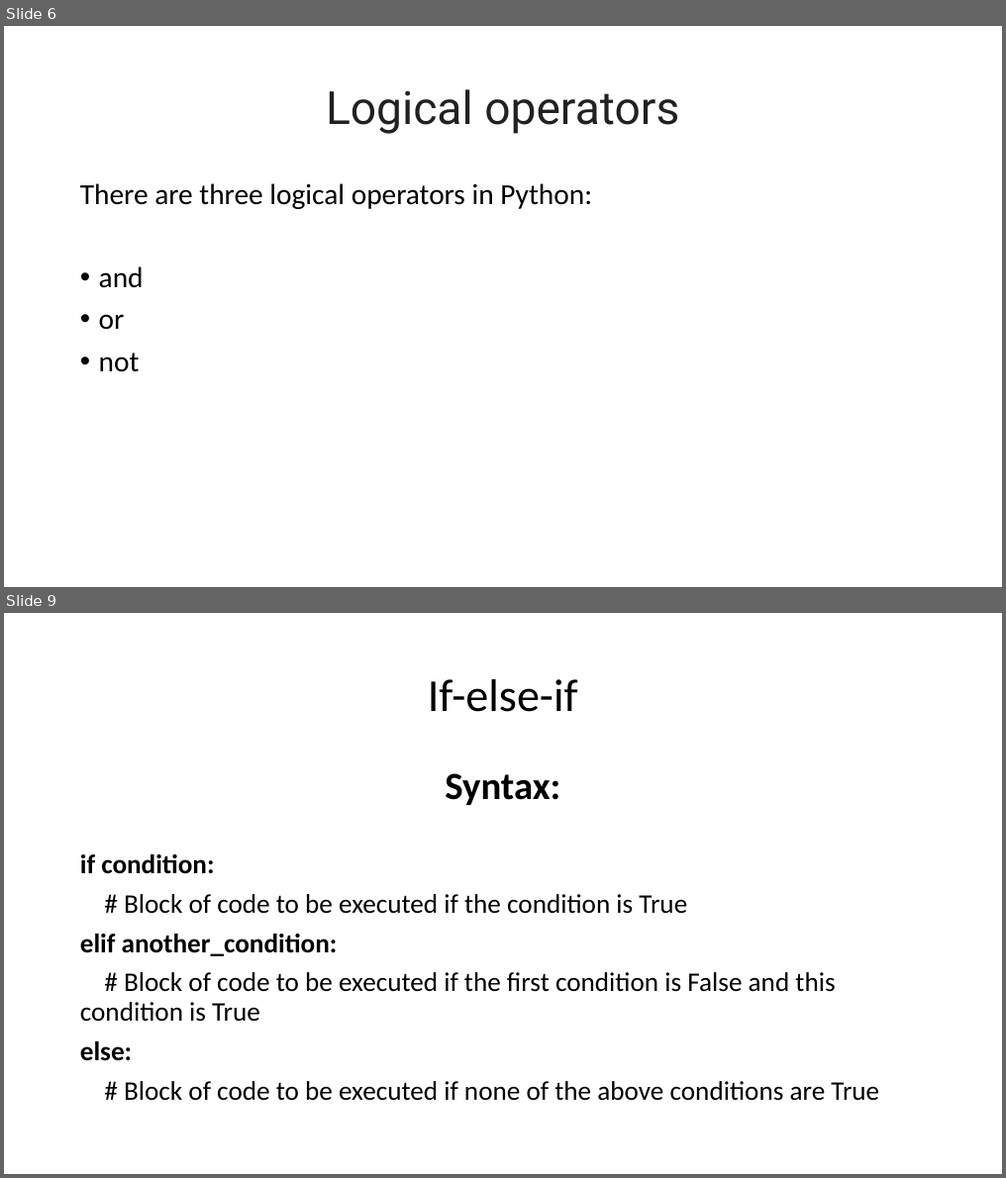
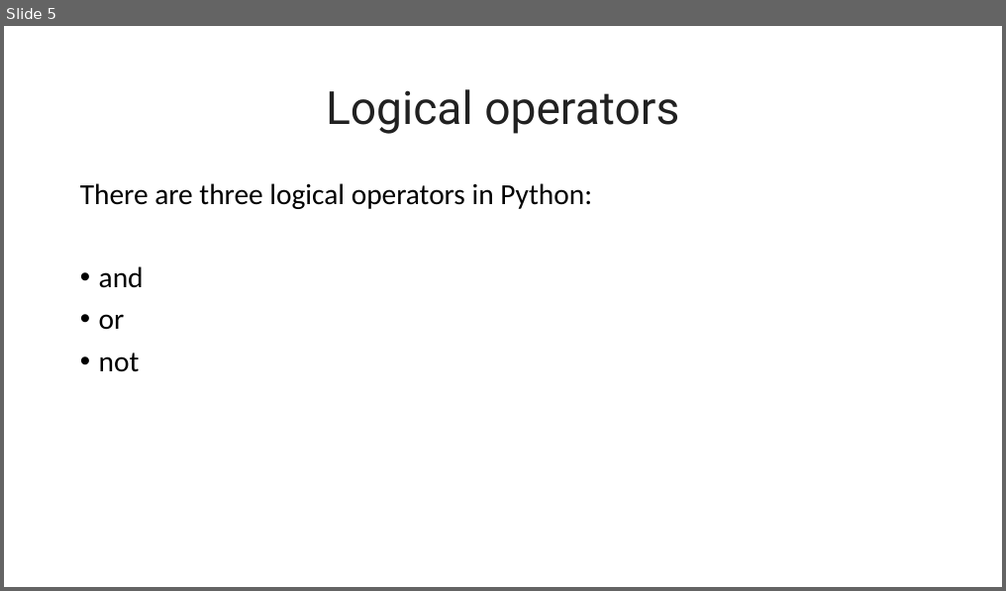
Before and after one commit to sikander-nawaz/Python_Volunteer_Teaching, a slide deck: Class 5/Operator.pptx. Shown one above the other, each under a label of ours: slides 6 and 9 before the commit, slide 5 after it; the slides between them are not shown. The pictures are 1006x1178 and 1006x591 pixels, drawn with LibreOffice and Linux fonts; fonts in the diff are those of the drawing. Boxes give left, top, right and bottom in pixels: in the first picture for what was removed or moved away, otherwise in the second. Text is boxed around its words. In the diff, an @@ line names an element or a change of style, - is before the commit and + after.

```diff
--- a/Class 5/Operator.pptx
+++ b/Class 5/Operator.pptx
@@ slide 9 removed at (4, 613, 1002, 1174), background #FFFFFF @@
@@ title removed at (428, 679, 578, 712) @@
-If-else-if
@@ text removed at (80, 773, 879, 1101) @@
-Syntax:
-if condition:
-# Block of code to be executed if the condition is True
-elif another_condition:
-# Block of code to be executed if the first condition is False and this condition is True
-else:
-# Block of code to be executed if none of the above conditions are True
@@ what was slide 6 is now slide 5 @@
```
Also in this commit, not shown: 1 slide changed, 3 other slides removed, 1 other file.
